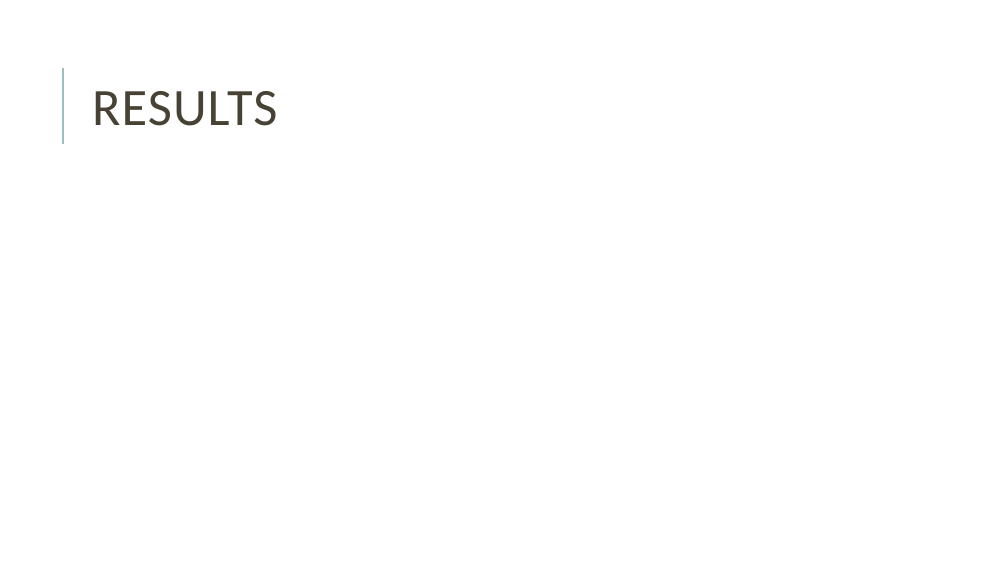
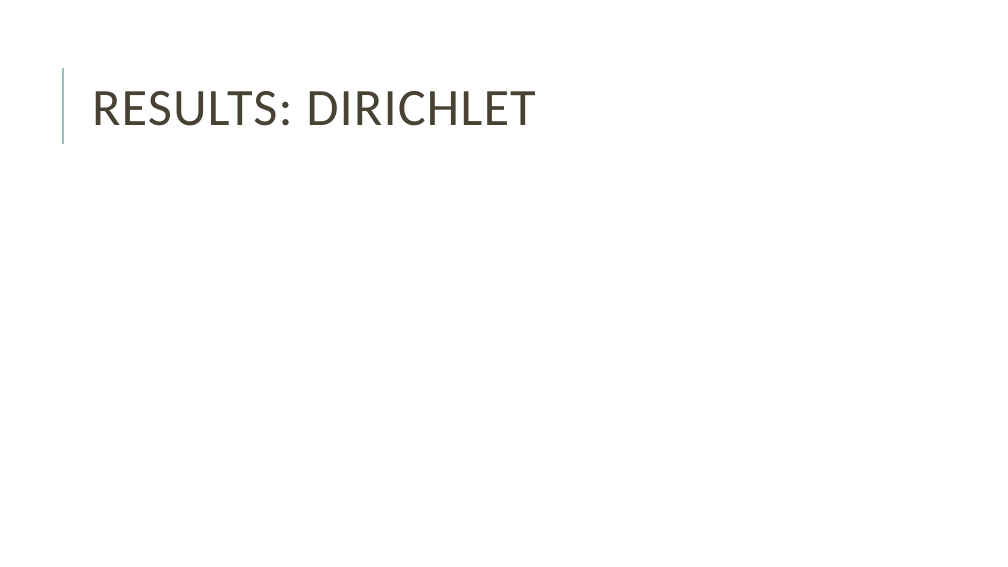
Before and after one commit to mblai35/Phase-FieldModelingFEM, a slide deck: slide 12 of PFMFEM.pptx. Drawn at 1008x567 pixels with LibreOffice and Linux fonts; fonts in the diff are those of the drawing. Boxes give left, top, right and bottom in pixels: in the first picture for what was removed or moved away, otherwise in the second. Text is boxed around its words. In the diff, an @@ line names an element or a change of style, - is before the commit and + after.

```diff
--- a/PFMFEM.pptx
+++ b/PFMFEM.pptx
@@ title at (x1=92, y1=91, x2=535, y2=126): text changed @@
-RESULTS
+RESULTS: DIRICHLET
```
Also in this commit, not shown: 2 other slides changed, 4 slides added, 2 slides removed.
